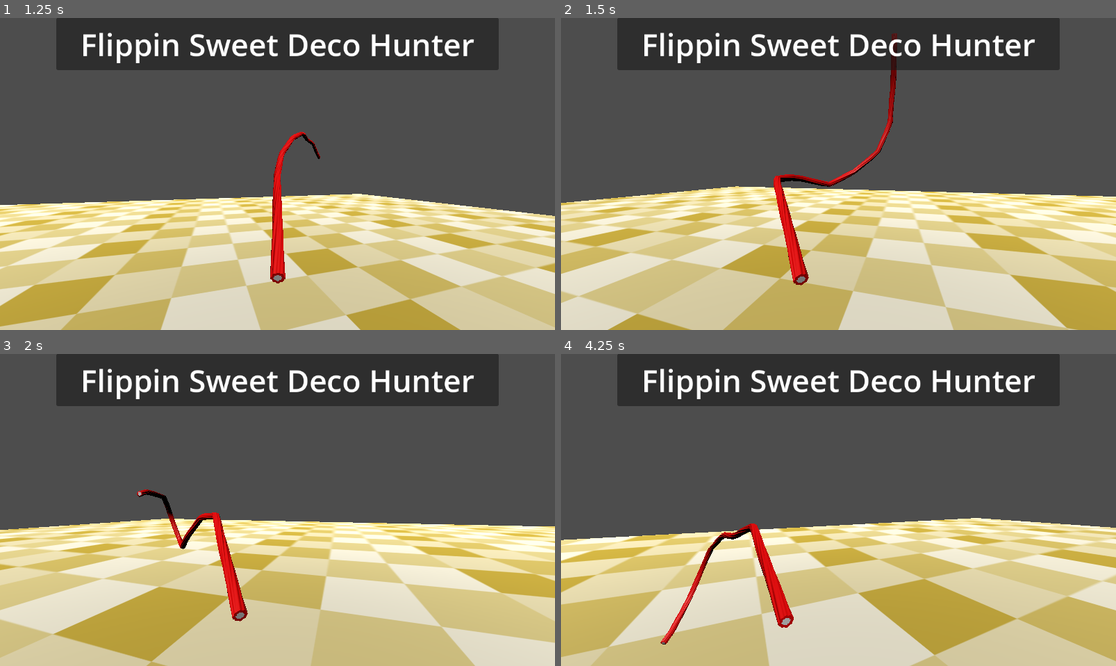
Above: before the commit, frames 1-4 (two rows, left to right).
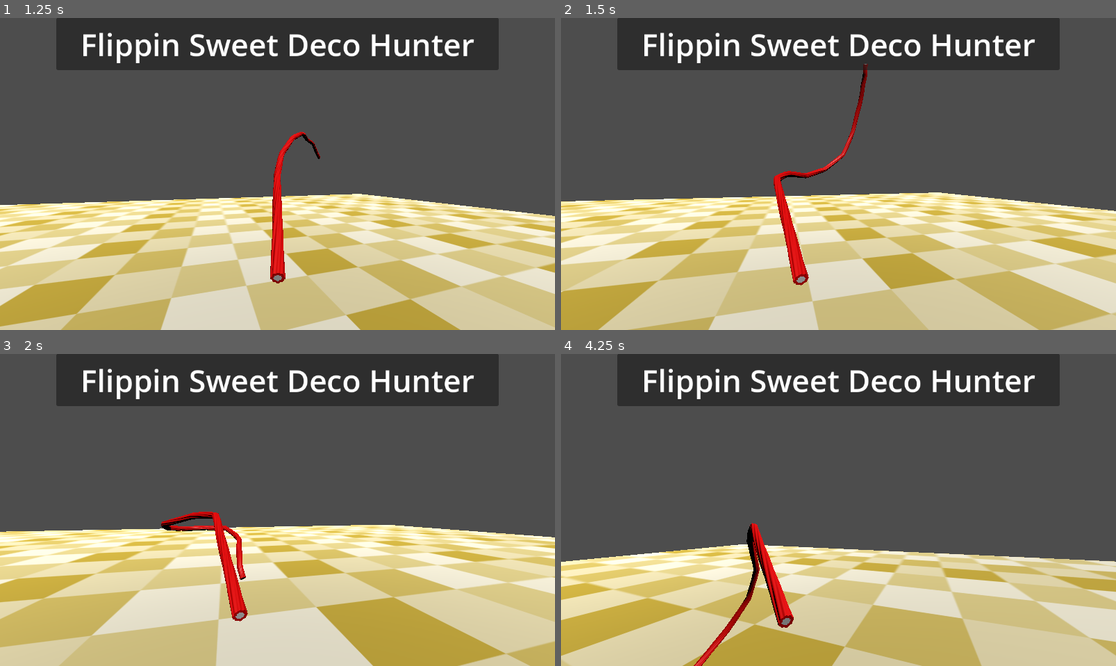
Above: after the commit, the same moments.

Repository: gartenschlaefer/flippin_sweet_deco_hunter
Game: Godot game, scene res://scenes/flippin_sweet_deco_hunter.tscn
Two runs of this game, one before a commit and one after it. Both use one fixed random seed, a clock stepped at 60 frames per second and the inputs below.
Inputs (mouse positions are in pixels of both pictures, inside the frame that each line leads up to):
- Up to frame 1 (1.25 s): tap Enter at 0.5 s; move the mouse to (305, 174) at 0.52 s; press the mouse at (305, 174) at 0.53 s; hold W (forward) from 0.53 s (still down); tap Space (jump) at 0.77 s
- Up to frame 2 (1.5 s): keep holding W (forward); move the mouse to (810, 174) at 1.27 s; release the mouse at (810, 174) at 1.28 s; click (810, 174) at 1.35 s
- Up to frame 3 (2 s): keep holding W (forward); tap Space (jump) at 1.52 s
- Up to frame 4 (4.25 s): keep holding W (forward); move the mouse to (849, 503) at 2.02 s; press the mouse at (849, 503) at 2.03 s; tap X (interact) at 2.1 s; move the mouse to (832, 516) at 2.77 s; release the mouse at (832, 516) at 2.78 s; tap Q at 2.85 s; tap Space (jump) at 3.02, 3.77 s; click (832, 516) at 3.05 s; move the mouse to (877, 513) at 3.52 s; hold E from 3.53 s (still down); click (877, 513) at 3.8 s

Frame 1 is identical in both runs. In frame 2, 39% of the frame differs, in the area x 0-100%, y 4-100%; in frame 3, 40%, in the area x 0-100%, y 43-100%; in frame 4, 38%.

Commit message:
cam speed whip

Diff:
--- a/prefabs/weapon_whip.tscn
+++ b/prefabs/weapon_whip.tscn
@@ -12,6 +12,7 @@
 script = ExtResource("1_ckfqr")
 weapon_model = NodePath("Weapon_Mesh")
 weapon_physics = NodePath("Physics")
+cam_speed_while_attacking = 0.1
 
 [node name="Physics" type="Node3D" parent="." node_paths=PackedStringArray("weapon")]
 script = ExtResource("2_ckfqr")
--- a/scenes/testing/test_deco.tscn
+++ b/scenes/testing/test_deco.tscn
@@ -1,7 +1,7 @@
 [gd_scene load_steps=26 format=3 uid="uid://cq4lncecf1h10"]
 
 [ext_resource type="Script" uid="uid://55fb0suofs58" path="res://scripts/test_deco.gd" id="1_rldlp"]
-[ext_resource type="Texture2D" uid="uid://lo82ex7pt7r4" path="res://art/brent-minehan-candyland.jpg" id="1_saww7"]
+[ext_resource type="Texture2D" uid="uid://bmxetnj4ffiud" path="res://art/sky2.exr" id="2_8ywur"]
 [ext_resource type="Material" uid="uid://b6ncbnox5ob0h" path="res://materials/raster_texture.tres" id="2_67i2j"]
 [ext_resource type="PackedScene" uid="uid://cs6jw26dvr3ym" path="res://prefabs/fp_player.tscn" id="3_rldlp"]
 [ext_resource type="Script" uid="uid://d3kl87rwaov15" path="res://scripts/christmas_tree.gd" id="4_67i2j"]
@@ -11,7 +11,7 @@
 [ext_resource type="Resource" uid="uid://pm11x0q0cu7n" path="res://prefabs/resources/test_sticker_whip.tres" id="9_8ywur"]
 
 [sub_resource type="PanoramaSkyMaterial" id="PanoramaSkyMaterial_htlnx"]
-panorama = ExtResource("1_saww7")
+panorama = ExtResource("2_8ywur")
 
 [sub_resource type="Sky" id="Sky_ig1s7"]
 sky_material = SubResource("PanoramaSkyMaterial_htlnx")
